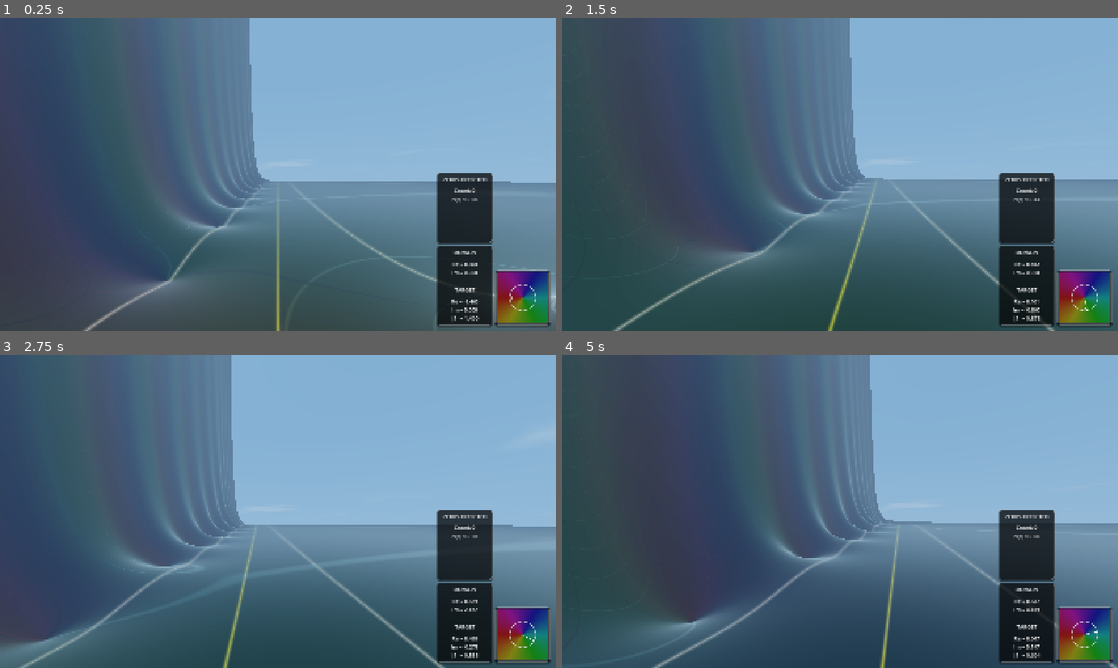
Above: before the commit, frames 1-4 (two rows, left to right).
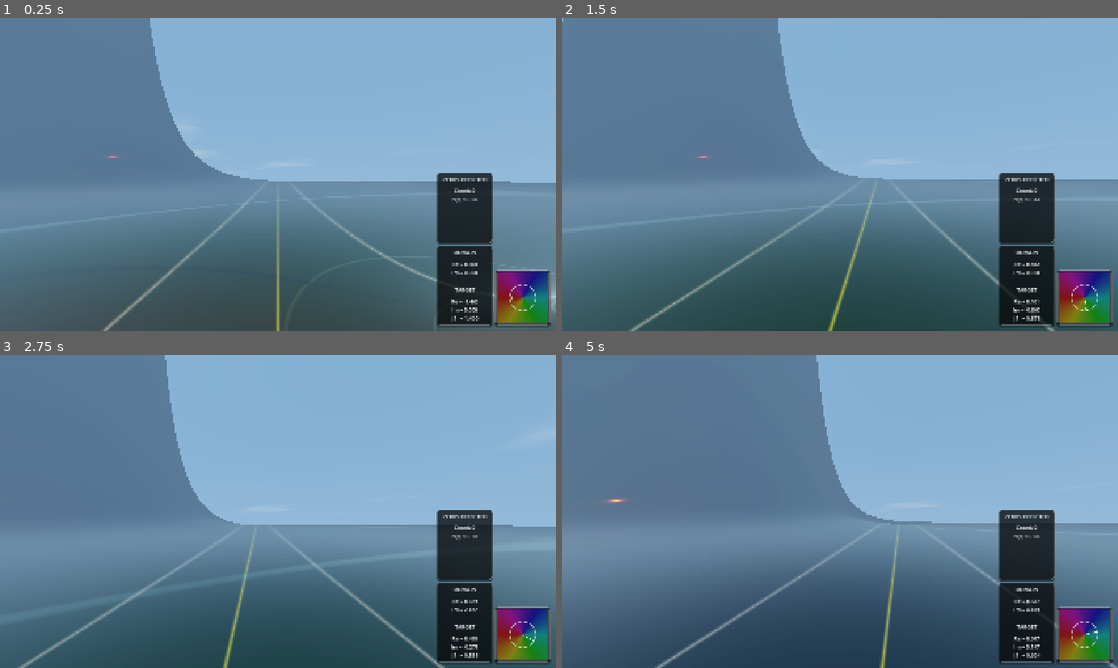
Above: after the commit, the same moments.

Repository: allanino/complex-functions-explorer
Game: Godot game, scene res://core/main.tscn
Two runs of this game, one before a commit and one after it. Both use one fixed random seed, a clock stepped at 60 frames per second and the inputs below.
Inputs (mouse positions are in pixels of both pictures, inside the frame that each line leads up to):
- Up to frame 1 (0.25 s): no input
- Up to frame 2 (1.5 s): tap Enter at 0.5 s; move the mouse to (867, 174) at 0.52 s; hold W (move_forward) from 0.53 s (still down); tap G at 0.6 s; click (867, 174) at 0.67 s; tap Space at 0.77 s; move the mouse to (812, 174) at 1.27 s; tap N at 1.35 s
- Up to frame 3 (2.75 s): keep holding W (move_forward); tap Space at 1.52 s; move the mouse to (289, 505) at 2.02 s; tap C at 2.1 s
- Up to frame 4 (5 s): keep holding W (move_forward); move the mouse to (834, 517) at 2.77 s; tap Z at 2.85 s; click (834, 517) at 2.92 s; tap Space at 3.02, 3.77, 4.52 s; move the mouse to (878, 514) at 3.52 s; tap R at 3.6 s; move the mouse to (795, 508) at 4.27 s; tap Shift at 4.35 s

The runs differ from the first frame. In frame 1, 37% of the frame differs, in the area x 0-49%, y 0-100%; in frame 2, 40%; in frame 3, 31%; in frame 4, 42%, in the area x 0-59%, y 0-100%.

Commit message:
Hide Zeta (sigma > 0) from UI and rename reflection formula
- Added `"hidden": true` to `ComplexFunc.ZETA` in `core/config_manager.gd` to hide it from the UI dropdown.
- Renamed `ComplexFunc.ZETA_REFLECTION` from `"Zeta (reflection formula)"` to `"Zeta"`.
- Set `ComplexFunc.ZETA_REFLECTION` as the default function instead of `ZETA`.
- Updated test files (`tests/test_config_manager.gd` and `tests/test_ui.gd`) to use `Config.ComplexFunc.ZETA_REFLECTION` instead of the now-hidden `ZETA`.

Co-authored-by: allanino <5325241+allanino@users.noreply.github.com>

Diff:
--- a/core/config_manager.gd
+++ b/core/config_manager.gd
@@ -34,13 +34,14 @@
 const FUNCTIONS = {
 	ComplexFunc.ZETA: {
 		"name": "Zeta (σ > 0)",
+		"hidden": true,
 		"is_dirichlect": true,
 		"has_von_mangoldt": true,
 		# [min, max, step, initial]
 		"iters_range": [200.0, 10000.0, 200.0, 200.0],
 	},
 	ComplexFunc.ZETA_REFLECTION: {
-		"name": "Zeta (reflection formula)",
+		"name": "Zeta",
 		"is_dirichlect": true,
 		"has_von_mangoldt": true,
 		"iters_range": [200.0, 10000.0, 200.0, 200.0],
@@ -179,7 +180,7 @@
 		iterations = v
 		config_changed.emit("iterations")
 var function_iterations: Dictionary = {}
-var function_type: int = ComplexFunc.ZETA:
+var function_type: int = ComplexFunc.ZETA_REFLECTION:
 	set(value):
 		function_iterations[function_type] = iterations
 		function_type = value
@@ -189,7 +190,7 @@
 			iterations = function_iterations[function_type]
 		elif function.has("iters_range"):
 			iterations = int(function["iters_range"][3])
-var function: Dictionary = FUNCTIONS[ComplexFunc.ZETA]
+var function: Dictionary = FUNCTIONS[ComplexFunc.ZETA_REFLECTION]
 var input_function_type: int = ComplexFunc.IDENTITY
 
 var height_type: int = 0:
--- a/tests/test_config_manager.gd
+++ b/tests/test_config_manager.gd
@@ -42,15 +42,15 @@
 
 func test_function_type_setter():
 	# Initial state
-	assert_eq(config_manager.function_type, ConfigManager.ComplexFunc.ZETA)
+	assert_eq(config_manager.function_type, ConfigManager.ComplexFunc.ZETA_REFLECTION)
 	config_manager.iterations = 123
 
 	# Change function_type
 	config_manager.function_type = ConfigManager.ComplexFunc.MANDELBROT
 
 	# Check if previous iterations were saved
-	assert_true(config_manager.function_iterations.has(ConfigManager.ComplexFunc.ZETA))
-	assert_eq(config_manager.function_iterations[ConfigManager.ComplexFunc.ZETA], 123)
+	assert_true(config_manager.function_iterations.has(ConfigManager.ComplexFunc.ZETA_REFLECTION))
+	assert_eq(config_manager.function_iterations[ConfigManager.ComplexFunc.ZETA_REFLECTION], 123)
 
 	# Check if new function metadata is loaded
 	assert_eq(config_manager.function.name, "Mandelbrot")
--- a/tests/test_ui.gd
+++ b/tests/test_ui.gd
@@ -125,7 +125,7 @@
 	assert_eq(main_ui_instance._get_rvm_n(0.05), 0.0)
 
 	# Test Zeta function
-	Config.function_type = Config.ComplexFunc.ZETA
+	Config.function_type = Config.ComplexFunc.ZETA_REFLECTION
 	var T_zeta = 14.134725
 	var rvm_zeta = main_ui_instance._get_rvm_n(T_zeta)
 	var expected_zeta = (T_zeta / (2.0 * PI)) * (log(T_zeta / (2.0 * PI)) - 1.0) + 7.0 / 8.0
@@ -352,5 +352,5 @@
 	assert_eq(main_ui_instance.menu_overlay.branch_k_slider.max_value, 5.0)
 
 	# Test non-multivalued function (hidden)
-	main_ui_instance.menu_overlay._on_func_selected(Config.ComplexFunc.ZETA)
+	main_ui_instance.menu_overlay._on_func_selected(Config.ComplexFunc.ZETA_REFLECTION)
 	assert_false(main_ui_instance.menu_overlay.branch_k_slider.visible)
